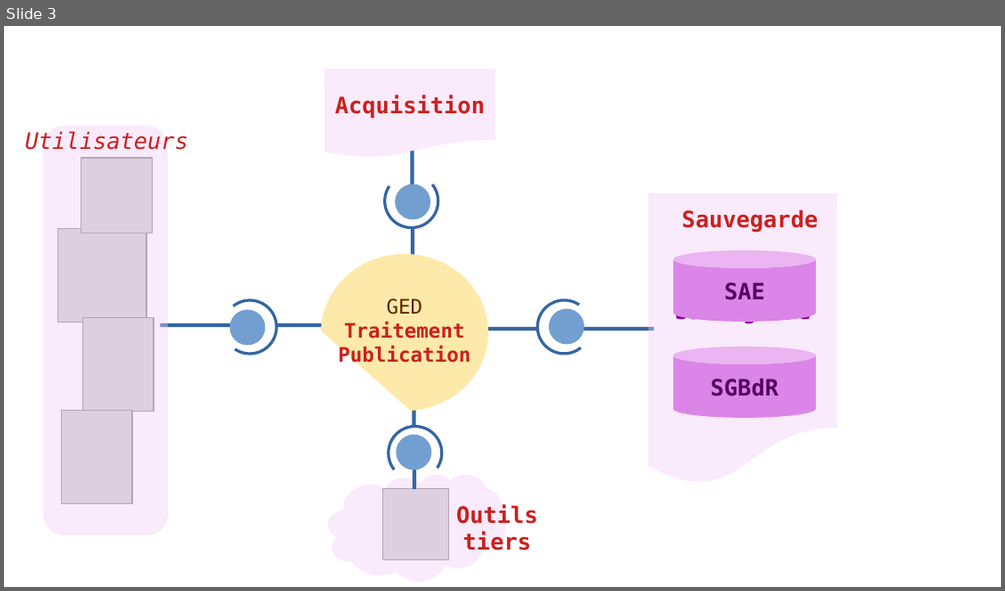
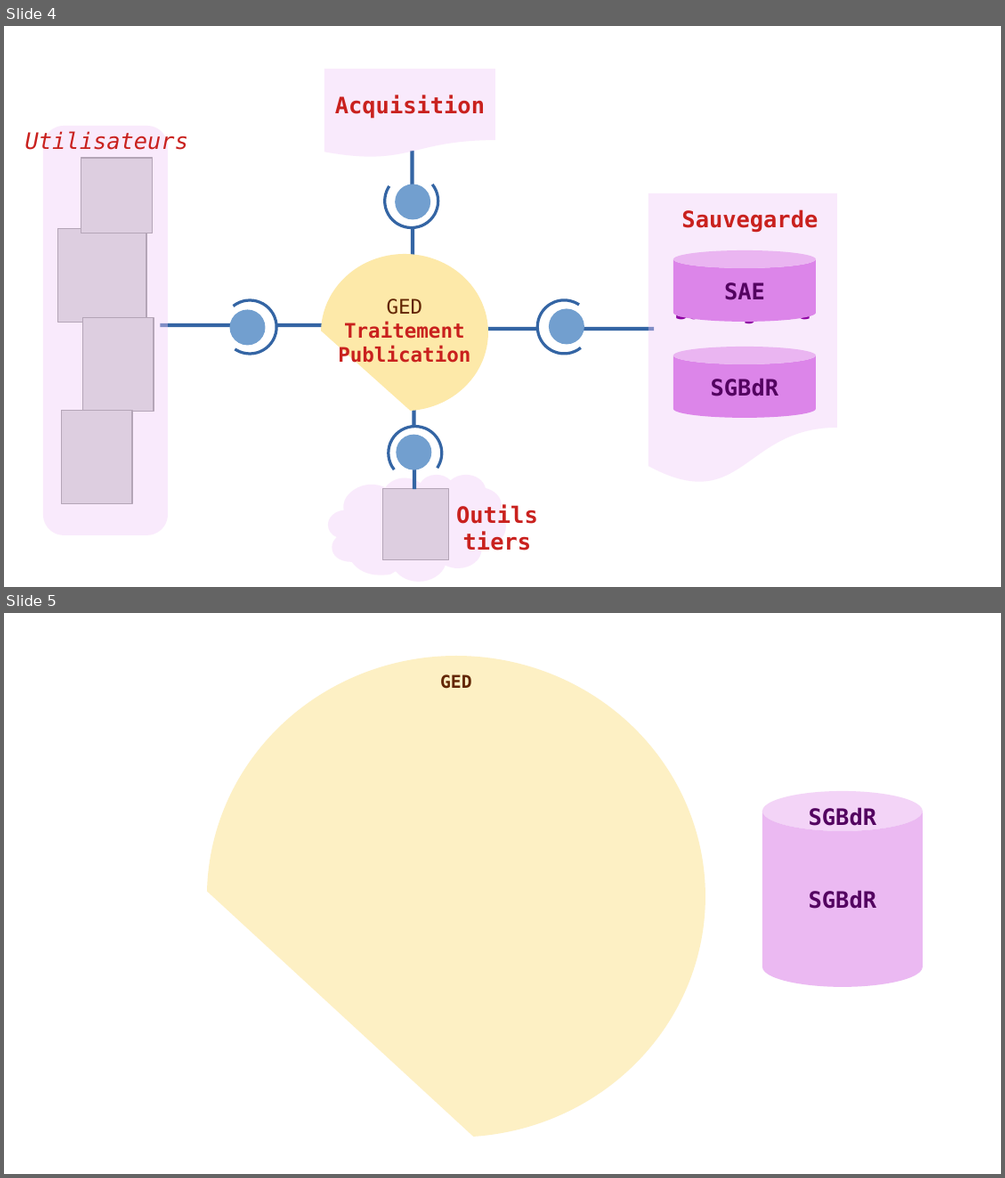
Before and after one commit to gattardm/P9, a slide deck: Sources/diagrammes.odp. Shown one above the other, each under a label of ours: slide 3 before the commit, slides 4 and 5 after it. The pictures are 1005x591 and 1005x1178 pixels, drawn with LibreOffice and Linux fonts; fonts in the diff are those of the drawing; grey boxes stand for pictures; background and template pictures are left out. Boxes give left, top, right and bottom in pixels: in the first picture for what was removed or moved away, otherwise in the second. Text is boxed around its words. In the diff, an @@ line names an element or a change of style, - is before the commit and + after.

```diff
--- a/Sources/diagrammes.odp
+++ b/Sources/diagrammes.odp
@@ slide 5 added at bbox=[4, 613, 1001, 1174], background picture (left out) @@
@@ chord (boxed as its full ellipse) added at bbox=[207, 656, 705, 1136], fill #FDE9A9 at 68% opacity @@
@@ text added at bbox=[440, 674, 472, 689], 14 pt, text #622502, bold @@
+GED
@@ cylinder added at bbox=[763, 791, 923, 988], fill #DC85E9 at 57% opacity, 18 pt, text #530260, bold @@
+SGBdR
@@ text added at bbox=[809, 807, 876, 826], 18 pt, text #530260, bold @@
+SGBdR
@@ what was slide 3 is now slide 4 @@
```
Also in this commit, not shown: 1 other slide added, 1 slide removed, 3 other files.
